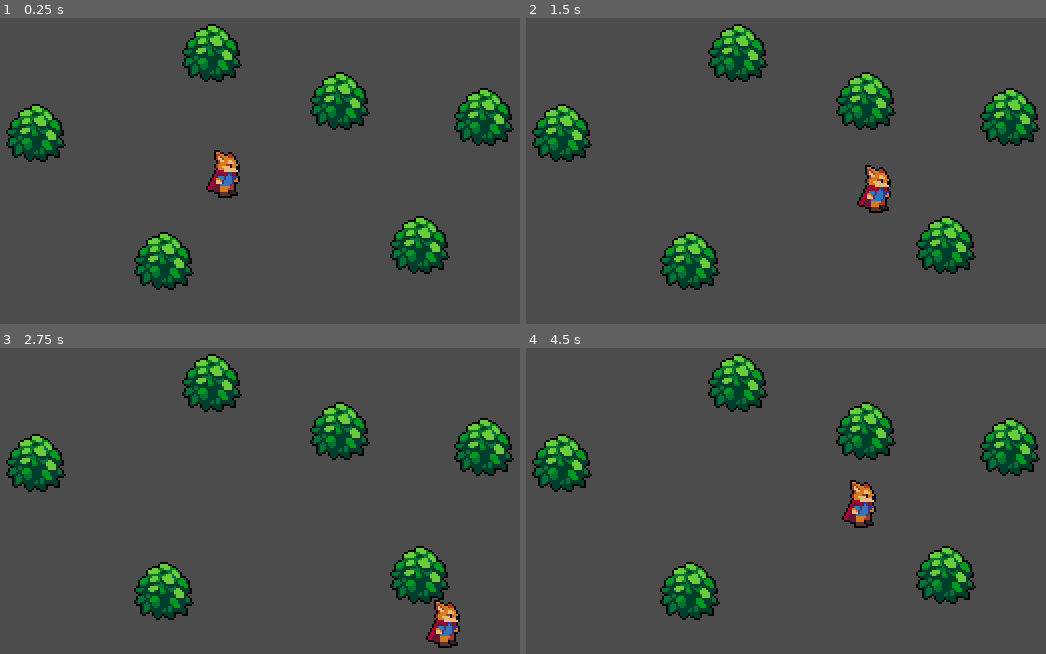
Above: before the commit, frames 1-4 (two rows, left to right).
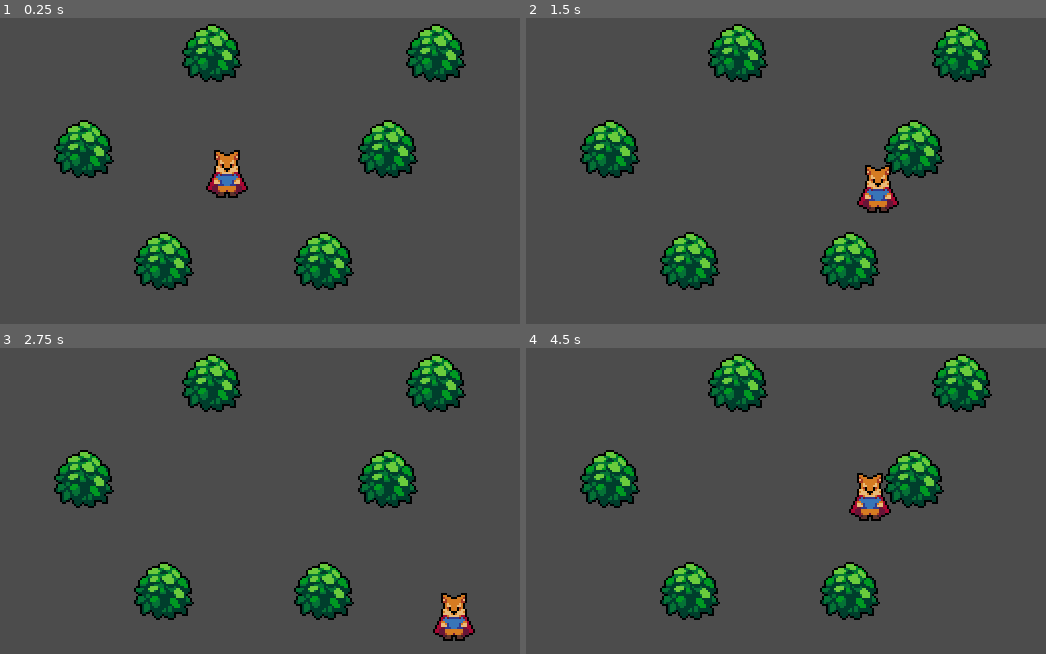
Above: after the commit, the same moments.

Repository: tonytins/legendsofz
Game: Godot game, scene res://scenes/world.tscn
Two runs of this game, one before a commit and one after it. Both use one fixed random seed, a clock stepped at 60 frames per second and the inputs below.
Inputs:
- Up to frame 1 (0.25 s): no input
- Up to frame 2 (1.5 s): tap Enter at 0.5 s; hold Right (ui_right) 0.53-1.28 s; hold Down (ui_down) from 1.28 s (still down)
- Up to frame 3 (2.75 s): release Down (ui_down) at 2.03 s; hold Right (ui_right) from 2.03 s (still down)
- Up to frame 4 (4.5 s): release Right (ui_right) at 2.78 s; hold Up (ui_up) 2.78-3.53 s; hold Left (ui_left) from 3.53 s (still down)

The runs differ from the first frame. In frame 1, 13% of the frame differs, in the area x 1-99%, y 1-89%; in frame 2, 13%; in frame 3, 13%; in frame 4, 13%.

Commit message:
Run animations

Diff:
--- a/scenes/player.tscn
+++ b/scenes/player.tscn
@@ -7,6 +7,74 @@
 radius = 4.0
 height = 4.0
 
+[sub_resource type="Animation" id=4]
+resource_name = "runDown"
+length = 0.6
+loop = true
+tracks/0/type = "value"
+tracks/0/path = NodePath("Sprite:frame")
+tracks/0/interp = 1
+tracks/0/loop_wrap = true
+tracks/0/imported = false
+tracks/0/enabled = true
+tracks/0/keys = {
+"times": PoolRealArray( 0, 0.1, 0.2, 0.3, 0.4, 0.5 ),
+"transitions": PoolRealArray( 1, 1, 1, 1, 1, 1 ),
+"update": 1,
+"values": [ 19, 20, 21, 22, 23, 18 ]
+}
+
+[sub_resource type="Animation" id=5]
+resource_name = "runLeft"
+length = 0.6
+loop = true
+tracks/0/type = "value"
+tracks/0/path = NodePath("Sprite:frame")
+tracks/0/interp = 1
+tracks/0/loop_wrap = true
+tracks/0/imported = false
+tracks/0/enabled = true
+tracks/0/keys = {
+"times": PoolRealArray( 0, 0.1, 0.2, 0.3, 0.4, 0.5 ),
+"transitions": PoolRealArray( 1, 1, 1, 1, 1, 1 ),
+"update": 1,
+"values": [ 14, 14, 15, 16, 17, 15 ]
+}
+
+[sub_resource type="Animation" id=2]
+resource_name = "runRight"
+length = 0.6
+loop = true
+tracks/0/type = "value"
+tracks/0/path = NodePath("Sprite:frame")
+tracks/0/interp = 1
+tracks/0/loop_wrap = true
+tracks/0/imported = false
+tracks/0/enabled = true
+tracks/0/keys = {
+"times": PoolRealArray( 0, 0.1, 0.2, 0.3, 0.4, 0.5 ),
+"transitions": PoolRealArray( 1, 1, 1, 1, 1, 1 ),
+"update": 1,
+"values": [ 1, 2, 3, 4, 5, 0 ]
+}
+
+[sub_resource type="Animation" id=3]
+resource_name = "runUp"
+length = 0.6
+loop = true
+tracks/0/type = "value"
+tracks/0/path = NodePath("Sprite:frame")
+tracks/0/interp = 1
+tracks/0/loop_wrap = true
+tracks/0/imported = false
+tracks/0/enabled = true
+tracks/0/keys = {
+"times": PoolRealArray( 0, 0.1, 0.2, 0.3, 0.4, 0.5 ),
+"transitions": PoolRealArray( 1, 1, 1, 1, 1, 1 ),
+"update": 1,
+"values": [ 7, 7, 8, 9, 10, 6 ]
+}
+
 [node name="player" type="KinematicBody2D"]
 script = ExtResource( 2 )
 
@@ -14,7 +82,14 @@
 position = Vector2( 0, -9 )
 texture = ExtResource( 1 )
 hframes = 60
+frame = 18
 
 [node name="CollisionShape2D" type="CollisionShape2D" parent="."]
 rotation = -1.5708
 shape = SubResource( 1 )
+
+[node name="AnimationPlayer" type="AnimationPlayer" parent="."]
+anims/runDown = SubResource( 4 )
+anims/runLeft = SubResource( 5 )
+anims/runRight = SubResource( 2 )
+anims/runUp = SubResource( 3 )
--- a/scenes/world.tscn
+++ b/scenes/world.tscn
@@ -11,19 +11,19 @@
 position = Vector2( 128, 104 )
 
 [node name="bush" parent="YSort" instance=ExtResource( 1 )]
-position = Vector2( 32, 80 )
+position = Vector2( 56, 88 )
 
 [node name="bush2" parent="YSort" instance=ExtResource( 1 )]
 position = Vector2( 96, 144 )
 
 [node name="bush3" parent="YSort" instance=ExtResource( 1 )]
-position = Vector2( 224, 136 )
+position = Vector2( 176, 144 )
 
 [node name="bush4" parent="YSort" instance=ExtResource( 1 )]
-position = Vector2( 256, 72 )
+position = Vector2( 232, 40 )
 
 [node name="bush5" parent="YSort" instance=ExtResource( 1 )]
 position = Vector2( 120, 40 )
 
 [node name="bush6" parent="YSort" instance=ExtResource( 1 )]
-position = Vector2( 184, 64 )
+position = Vector2( 208, 88 )
Not shown: 1 places in scenes/player.tscn that only renumber resources
